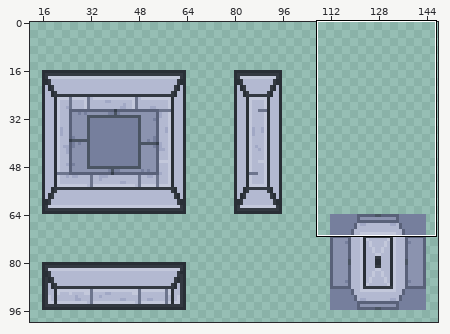
Sprite sheet -- Assets/Design/Tileset/Scifi.png. Above: a wide view before the commit, with the close-up outlined.
Close-up. As it was:
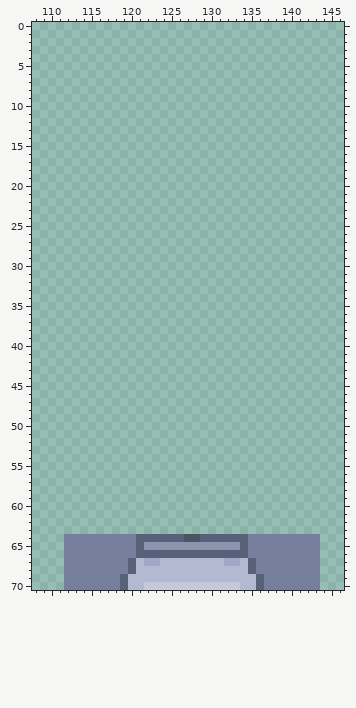
The file is 160x112 pixels. Shown: x 108..146, y 0..70. The wide view leaves out empty margins.
The same view after the edit:
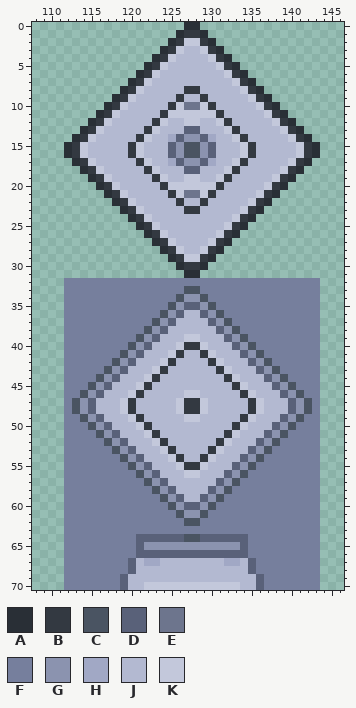
Palette (. is transparent): A #292f36  B #333941  C #4a5462  D #596179  E #6d758d  F #767f9d  G #8b93af  H #a1a8c5  J #b3b9d1  K #c3c8db
Edits made:
Changed rows in their new state; - is an unchanged pixel.
first column x 112:
 0 ---------------AA---------------
 1 --------------ABBA--------------
 2 -------------ABKKBA-------------
 3 ------------ABKJJKBA------------
 4 -----------ABKJJJJKBA-----------
 5 ----------ABKJJJJJJKBA----------
 6 ---------ABKJJJJJJJJKBA---------
 7 --------ABKJJJJJJJJJJKBA--------
 8 -------ABKJJJJJBBJJJJJKBA-------
 9 ------ABKJJJJJBJJBJJJJJKBA------
10 -----ABKJJJJJBKEEKBJJJJJKBA-----
11 ----ABKJJJJJBKKKKKKBJJJJJKBA----
12 ---ABKJJJJJBKJJKKJJKBJJJJJKBA---
13 --ABKJJJJJBKJJJDDJJJKBJJJJJKBA--
14 -ABKJJJJJBKJJHDGGDHJJKBJJJJJKBA-
15 ABKJJJJJBKJJJDGCCGDJJJKBJJJJJKBA
16 ABKJJJJJBKJJJDGCCGDJJJKBJJJJJKBA
17 -ABKJJJJJBKJJHDGGDHJJKBJJJJJKBA-
18 --ABKJJJJJBKJJJDDJJJKBJJJJJKBA--
19 ---ABKJJJJJBKJJKKJJKBJJJJJKBA---
20 ----ABKJJJJJBKKKKKKBJJJJJKBA----
21 -----ABKJJJJJBKEEKBJJJJJKBA-----
22 ------ABKJJJJJBJJBJJJJJKBA------
23 -------ABKJJJJJBBJJJJJKBA-------
24 --------ABKJJJJJJJJJJKBA--------
25 ---------ABKJJJJJJJJKBA---------
26 ----------ABKJJJJJJKBA----------
27 -----------ABKJJJJKBA-----------
28 ------------ABKJJKBA------------
29 -------------ABKKBA-------------
30 --------------ABBA--------------
31 ---------------AA---------------
32 FFFFFFFFFFFFFFFFFFFFFFFFFFFFFFFF
33 FFFFFFFFFFFFFFFCCFFFFFFFFFFFFFFF
34 FFFFFFFFFFFFFFCGGCFFFFFFFFFFFFFF
35 FFFFFFFFFFFFFCGDDGCFFFFFFFFFFFFF
36 FFFFFFFFFFFFCGDJJDGCFFFFFFFFFFFF
37 FFFFFFFFFFFCGDJJJJDGCFFFFFFFFFFF
38 FFFFFFFFFFCGDJJJJJJDGCFFFFFFFFFF
39 FFFFFFFFFCGDJJJKKJJJDGCFFFFFFFFF
40 FFFFFFFFCGDJJJKBBKJJJDGCFFFFFFFF
41 FFFFFFFCGDJJJKBJJBKJJJDGCFFFFFFF
42 FFFFFFCGDJJJKBJJJJBKJJJDGCFFFFFF
43 FFFFFCGDJJJKBJJJJJJBKJJJDGCFFFFF
44 FFFFCGDJJJKBJJJJJJJJBKJJJDGCFFFF
45 FFFCGDJJJKBJJJJJJJJJJBKJJJDGCFFF
46 FFCGDJJJKBJJJJJKKJJJJJBKJJJDGCFF
47 FCGDJJJKBJJJJJKBBKJJJJJBKJJJDGCF
48 FCGDJJJKBJJJJJKBBKJJJJJBKJJJDGCF
49 FFCGDJJJKBJJJJJKKJJJJJBKJJJDGCFF
50 FFFCGDJJJKBJJJJJJJJJJBKJJJDGCFFF
51 FFFFCGDJJJKBJJJJJJJJBKJJJDGCFFFF
52 FFFFFCGDJJJKBJJJJJJBKJJJDGCFFFFF
53 FFFFFFCGDJJJKBJJJJBKJJJDGCFFFFFF
54 FFFFFFFCGDJJJKBJJBKJJJDGCFFFFFFF
55 FFFFFFFFCGDJJJKBBKJJJDGCFFFFFFFF
56 FFFFFFFFFCGDJJJKKJJJDGCFFFFFFFFF
57 FFFFFFFFFFCGDJJJJJJDGCFFFFFFFFFF
58 FFFFFFFFFFFCGDJJJJDGCFFFFFFFFFFF
59 FFFFFFFFFFFFCGDJJDGCFFFFFFFFFFFF
60 FFFFFFFFFFFFFCGDDGCFFFFFFFFFFFFF
61 FFFFFFFFFFFFFFCGGCFFFFFFFFFFFFFF
62 FFFFFFFFFFFFFFFCCFFFFFFFFFFFFFFF
63 FFFFFFFFFFFFFFFFFFFFFFFFFFFFFFFF
Boxes around the changes in both close-ups, in picture pixels (x1, y1, x2, y2):
added: (64, 22, 320, 534)
